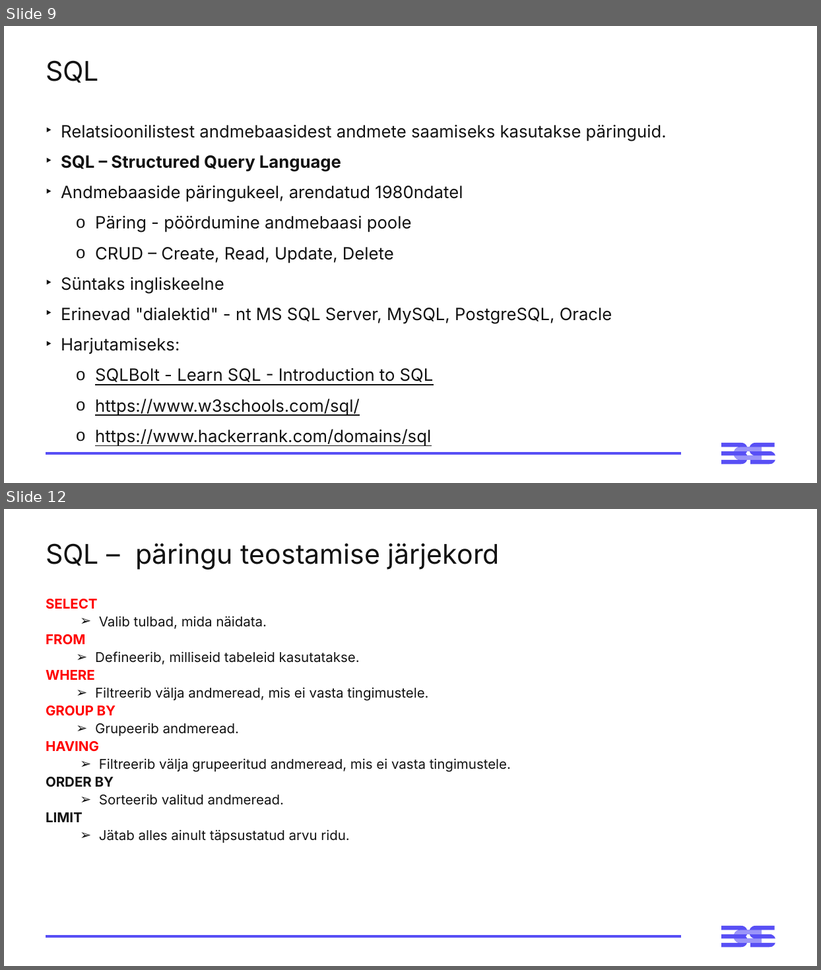
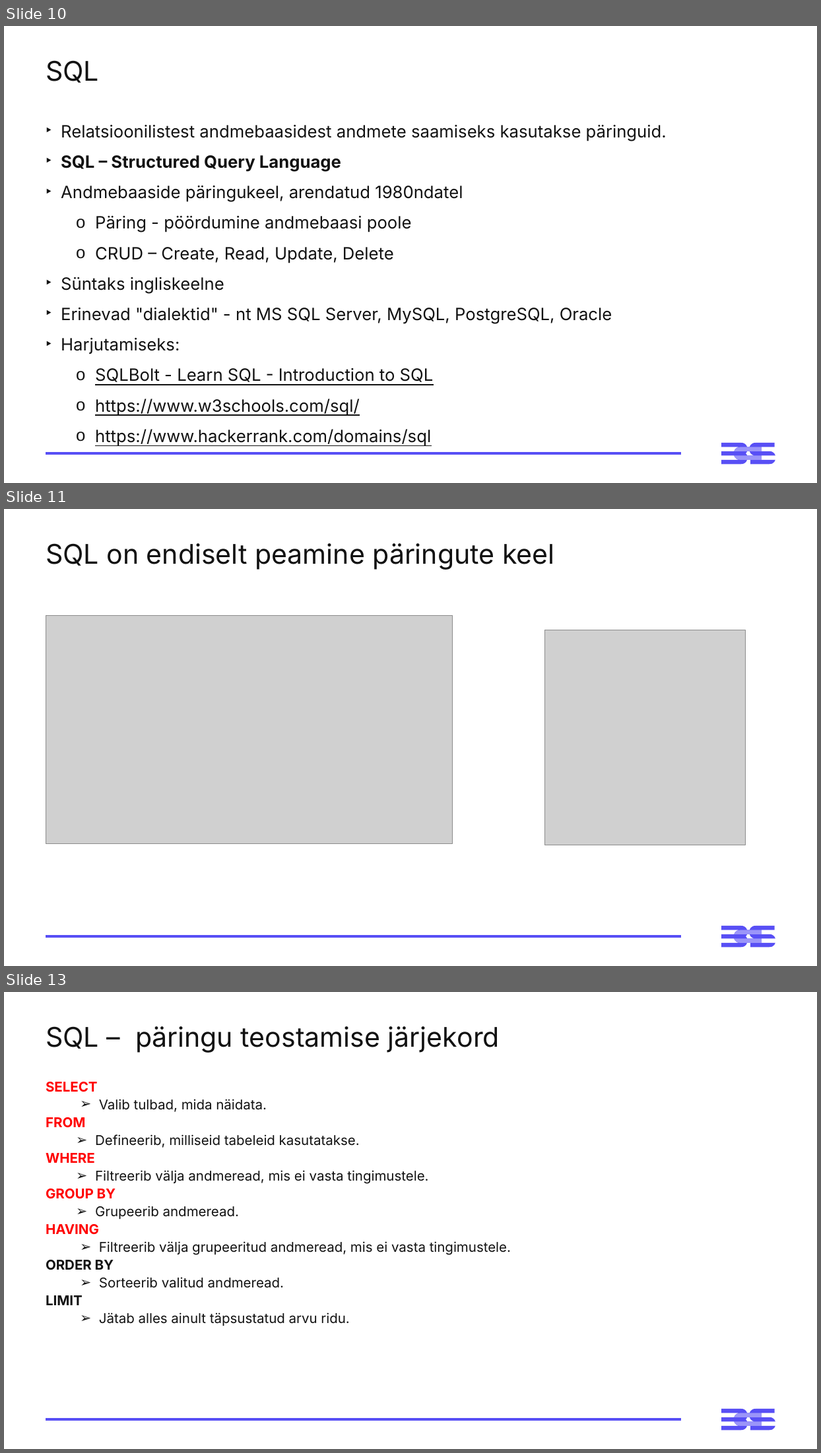
Before and after one commit to emilieabel/andmetarkus, a slide deck: Materjalid/Day6 SQL/6-paev-andmetarkus-esitlus.pptx. Shown one above the other, each under a label of ours: slides 9 and 12 before the commit, slides 10, 11 and 13 after it; the slides between them are not shown. The pictures are 821x970 and 821x1453 pixels, drawn with LibreOffice and Linux fonts; fonts in the diff are those of the drawing; grey boxes stand for pictures. Boxes give left, top, right and bottom in pixels: in the first picture for what was removed or moved away, otherwise in the second. Text is boxed around its words. In the diff, an @@ line names an element or a change of style, - is before the commit and + after.

```diff
--- a/Materjalid/Day6 SQL/6-paev-andmetarkus-esitlus.pptx
+++ b/Materjalid/Day6 SQL/6-paev-andmetarkus-esitlus.pptx
@@ slide 11 added at box(4, 509, 817, 966), background #FFFFFF; not listed: 3 template elements that a slide beside it also shows @@
@@ title added at box(46, 543, 554, 570), 32 pt, text #121212 @@
+SQL on endiselt peamine päringute keel
@@ picture added at box(46, 616, 452, 844) @@
@@ picture added at box(545, 630, 745, 845) @@
@@ what was slide 9 is now slide 10 @@
@@ what was slide 12 is now slide 13 @@
```
Also in this commit, not shown: 7 slides changed, 1 other slide added, 1 slide removed.
